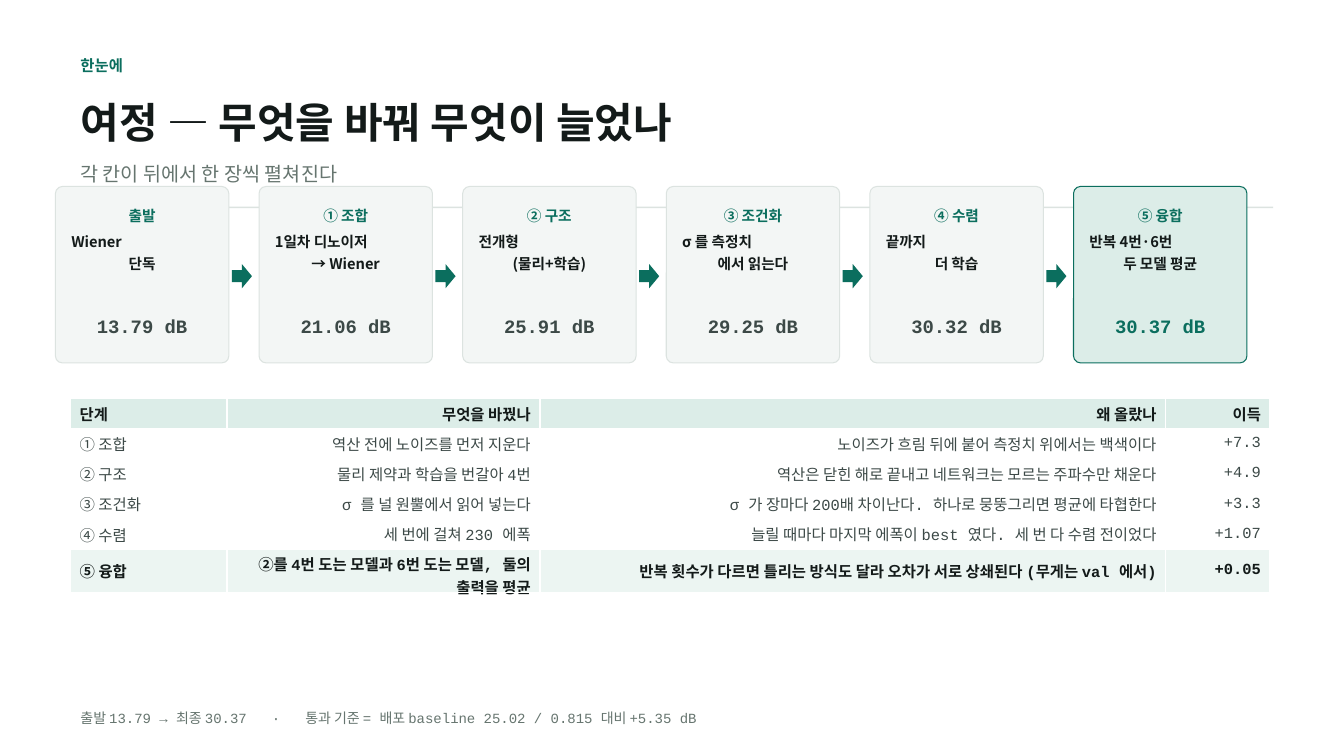
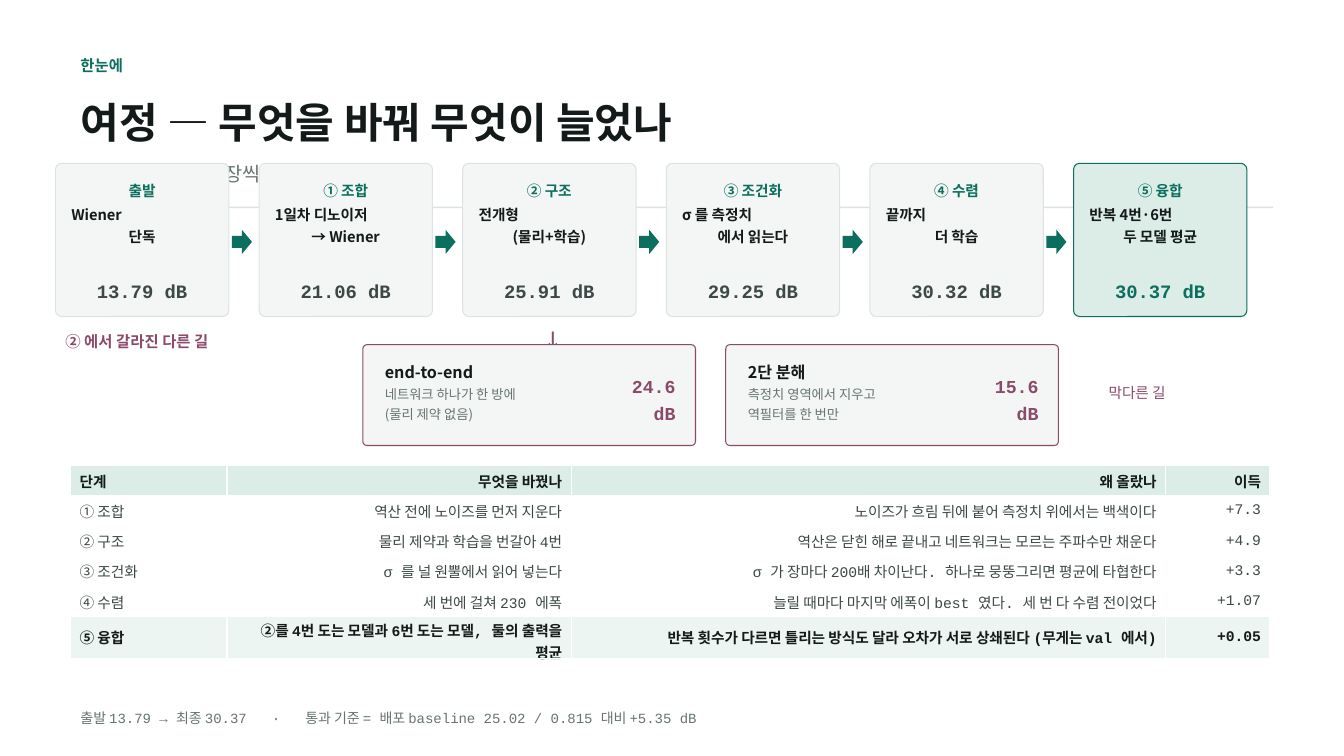
Before and after one commit to kithhooni-commits/ds-practice, a slide deck: slide 3 of 실습5/실습5_day3_발표.pptx. Drawn at 1344x756 pixels with LibreOffice and Linux fonts; fonts in the diff are those of the drawing. Boxes give left, top, right and bottom in pixels: in the first picture for what was removed or moved away, otherwise in the second. Text is boxed around its words. In the diff, an @@ line names an element or a change of style, - is before the commit and + after.

```diff
--- a/실습5/실습5_day3_발표.pptx
+++ b/실습5/실습5_day3_발표.pptx
@@ rounded rectangle: place and size @@
-rounded rectangle at bbox=[55, 187, 229, 363]
+rounded rectangle at bbox=[55, 163, 229, 317]
@@ rounded rectangle: place and size @@
-rounded rectangle at bbox=[259, 187, 433, 363]
+rounded rectangle at bbox=[259, 163, 433, 317]
@@ rounded rectangle: place and size @@
-rounded rectangle at bbox=[463, 187, 636, 363]
+rounded rectangle at bbox=[463, 163, 636, 317]
@@ rounded rectangle: place and size @@
-rounded rectangle at bbox=[666, 187, 840, 363]
+rounded rectangle at bbox=[666, 163, 840, 317]
@@ rounded rectangle: place and size @@
-rounded rectangle at bbox=[870, 187, 1044, 363]
+rounded rectangle at bbox=[870, 163, 1044, 317]
@@ rounded rectangle: place and size @@
-rounded rectangle at bbox=[1074, 187, 1247, 363]
+rounded rectangle at bbox=[1074, 163, 1247, 317]
@@ 6 texts: place and size @@
-6 texts at bbox=[129, 207, 1183, 226]
+6 texts at bbox=[129, 181, 1183, 200]
@@ text "Wiener 단독": place and size @@
-text "Wiener 단독" at bbox=[71, 235, 156, 271]
+text "Wiener 단독" at bbox=[71, 208, 156, 244]
@@ text "1일차 디노이저 → Wiener": place and size @@
-text "1일차 디노이저 → Wiener" at bbox=[275, 234, 380, 269]
+text "1일차 디노이저 → Wiener" at bbox=[275, 207, 380, 242]
@@ text "전개형 (물리+학습)": place and size @@
-text "전개형 (물리+학습)" at bbox=[479, 234, 586, 272]
+text "전개형 (물리+학습)" at bbox=[479, 207, 586, 245]
@@ text "σ 를 측정치 에서 읽는다": place and size @@
-text "σ 를 측정치 에서 읽는다" at bbox=[682, 232, 788, 271]
+text "σ 를 측정치 에서 읽는다" at bbox=[682, 205, 788, 244]
@@ text "끝까지 더 학습": place and size @@
-text "끝까지 더 학습" at bbox=[886, 234, 978, 271]
+text "끝까지 더 학습" at bbox=[886, 207, 978, 244]
@@ text "반복 4번·6번 두 모델 평균": place and size @@
-text "반복 4번·6번 두 모델 평균" at bbox=[1089, 234, 1197, 271]
+text "반복 4번·6번 두 모델 평균" at bbox=[1089, 207, 1197, 244]
@@ 6 texts, 5 right arrows: place and size @@
-6 texts, 5 right arrows at bbox=[97, 264, 1206, 333]
+6 texts, 5 right arrows at bbox=[97, 230, 1206, 298]
@@ text added at bbox=[513, 319, 594, 347], 14 pt, text #8C4A6B, bold @@
+↓
@@ text added at bbox=[65, 334, 208, 349], 11 pt, text #8C4A6B, bold @@
+② 에서 갈라진 다른 길
@@ rounded rectangle added at bbox=[363, 345, 696, 446], fill #F3F6F5, outline #8C4A6B 0.75 pt @@
@@ rounded rectangle added at bbox=[726, 345, 1059, 446], fill #F3F6F5, outline #8C4A6B 0.75 pt @@
@@ text added at bbox=[385, 365, 473, 378], 11.5 pt, text #131A19, bold @@
+end-to-end
@@ text added at bbox=[385, 388, 515, 422], 9.5 pt, text #66756F @@
+네트워크 하나가 한 방에
+(물리 제약 없음)
@@ text added at bbox=[632, 381, 676, 420], 13 pt, text #8C4A6B, bold @@
+24.6 dB
@@ text added at bbox=[748, 364, 806, 380], 11.5 pt, text #131A19, bold @@
+2단 분해
@@ text added at bbox=[748, 388, 876, 420], 9.5 pt, text #66756F @@
+측정치 영역에서 지우고
+역필터를 한 번만
@@ text added at bbox=[995, 381, 1039, 420], 13 pt, text #8C4A6B, bold @@
+15.6 dB
@@ text added at bbox=[1109, 386, 1166, 399], 10.5 pt, text #8C4A6B @@
+막다른 길
@@ table at bbox=[71, 466, 1269, 664] @@
@@ size 11 to 10.5 pt @@
@@ table: place and size @@
-table at bbox=[71, 398, 1269, 599]
+table at bbox=[71, 466, 1269, 664]
```
Also in this commit, not shown: 1 other slide changed, 1 other file.
